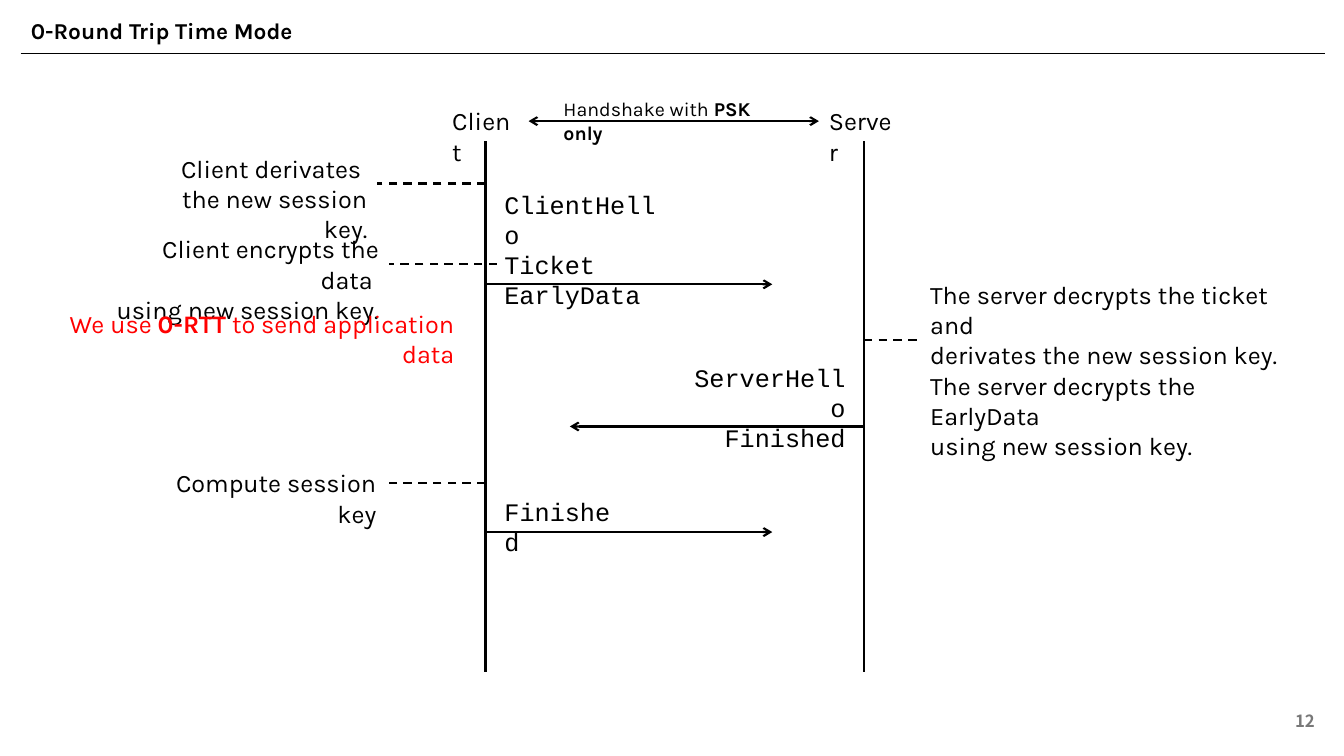
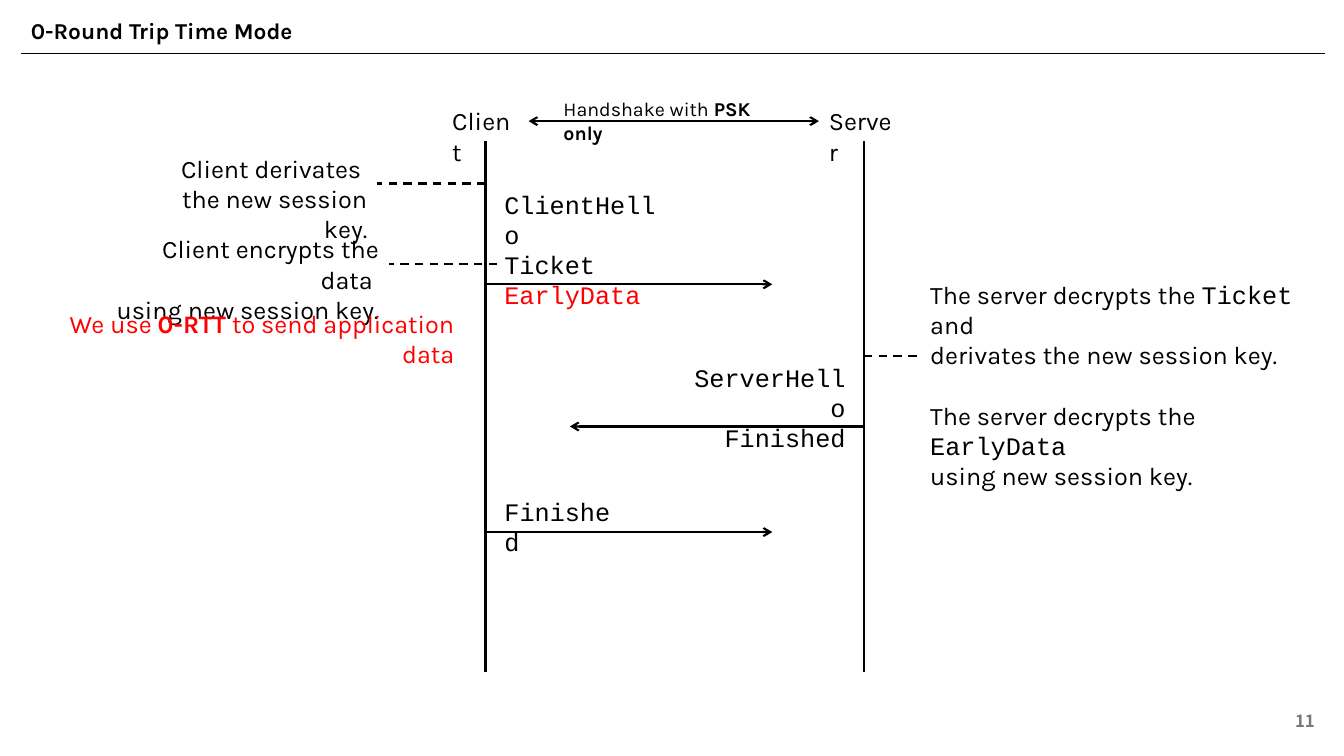
Before and after one commit to east-chord-0729/0-RTT-Security, a slide deck: slide 11 of 0-RTT-Security.pptx (slide 12 before the commit). Drawn at 1344x756 pixels with LibreOffice and Linux fonts; fonts in the diff are those of the drawing. Boxes give left, top, right and bottom in pixels: in the first picture for what was removed or moved away, otherwise in the second. Text is boxed around its words. In the diff, an @@ line names an element or a change of style, - is before the commit and + after.

```diff
--- a/0-RTT-Security.pptx
+++ b/0-RTT-Security.pptx
@@ text at <box>504,286,640,310</box>: text colour #000000 to #FF0000 in "EarlyData" @@
@@ text at <box>930,285,1293,335</box>: text changed @@
-The server decrypts the ticket and
+The server decrypts the Ticket and
@@ line moved from (864, 341) - (921, 341) to (864, 356) - (921, 356) @@
@@ text at <box>930,407,1196,461</box>: font Karla to Courier New in "EarlyData" @@
@@ text removed at <box>176,474,376,529</box> @@
-Compute session key
@@ line removed from (486, 483) to (386, 483) @@
@@ page number at <box>1295,714,1315,727</box>: text changed @@
-12
+11
```
Also in this commit, not shown: 7 other slides changed, 4 slides added, 1 slide removed, 1 other file.
